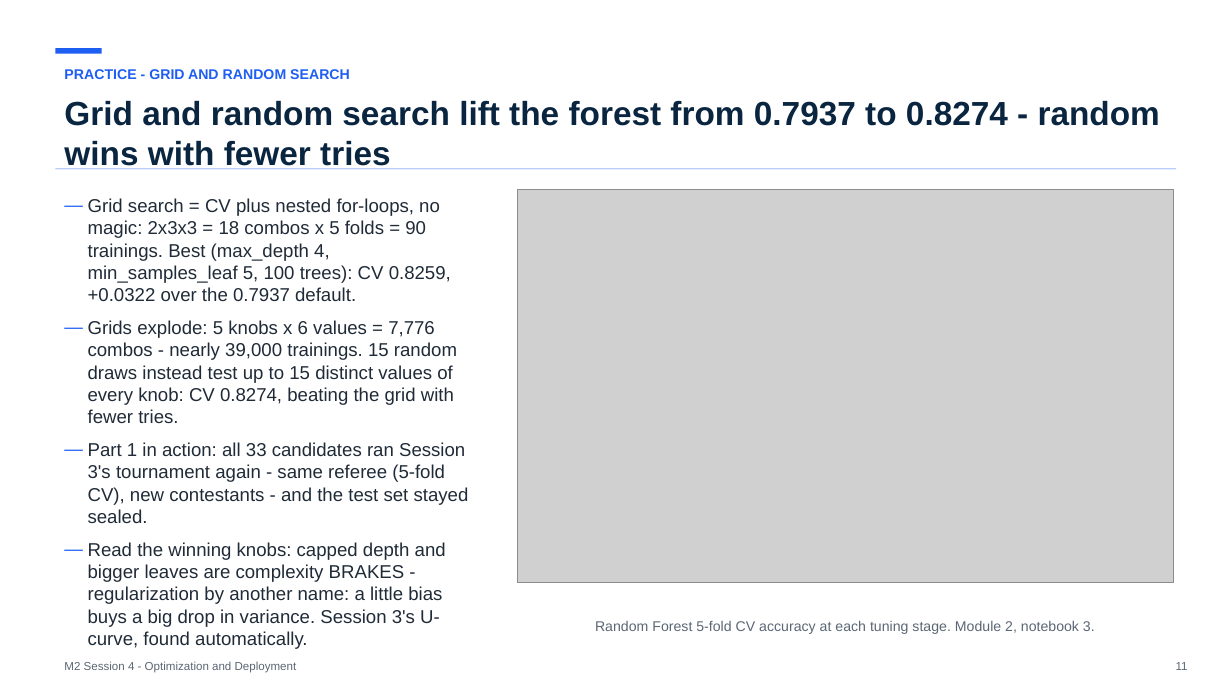
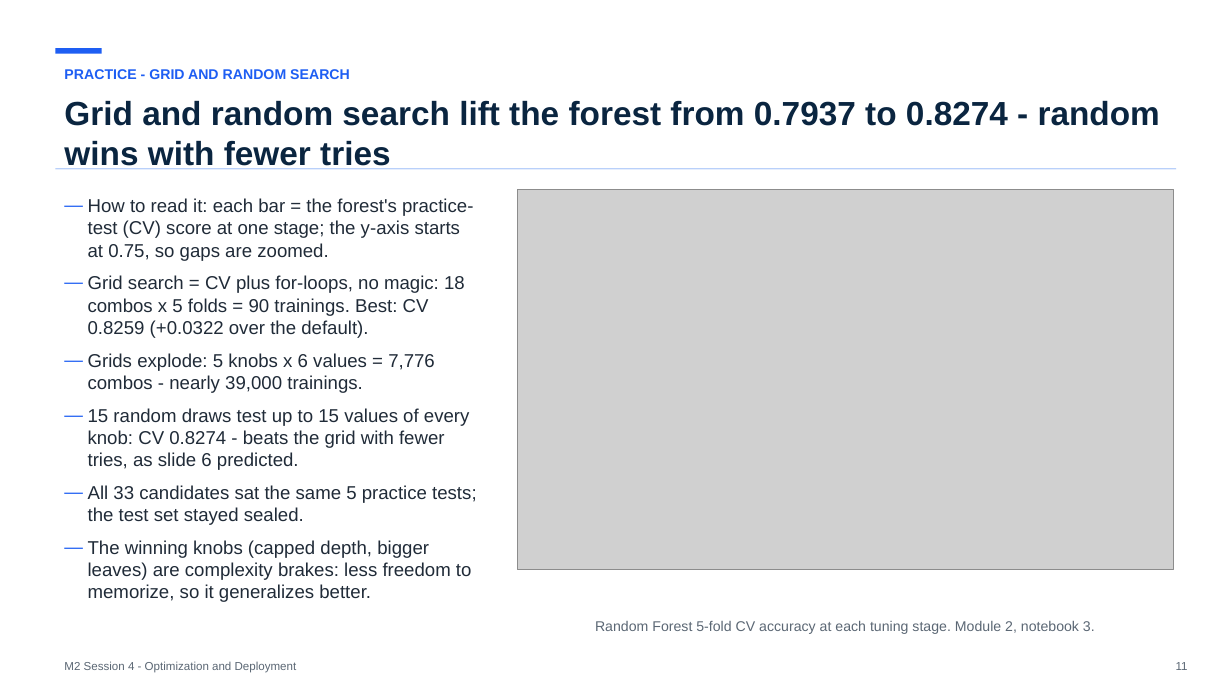
Before and after one commit to koenossendrijver/fontys-tech-exercises, a slide deck: slide 11 of presentations/m2-session-4-optimization-and-deployment.pptx. Drawn at 1232x693 pixels with LibreOffice and Linux fonts; fonts in the diff are those of the drawing; grey boxes stand for pictures. Boxes give left, top, right and bottom in pixels: in the first picture for what was removed or moved away, otherwise in the second. Text is boxed around its words. In the diff, an @@ line names an element or a change of style, - is before the commit and + after.

```diff
--- a/presentations/m2-session-4-optimization-and-deployment.pptx
+++ b/presentations/m2-session-4-optimization-and-deployment.pptx
@@ text at (88, 198, 476, 602): text changed @@
-— Grid search = CV plus nested for-loops, no magic: 2x3x3 = 18 combos x 5 folds = 90 trainings. Best (max_depth 4, min_samples_leaf 5, 100 trees): CV 0.8259, +0.0322 over the 0.7937 default.
-— Grids explode: 5 knobs x 6 values = 7,776 combos - nearly 39,000 trainings. 15 random draws instead test up to 15 distinct values of every knob: CV 0.8274, beating the grid with fewer tries.
-— Part 1 in action: all 33 candidates ran Session 3's tournament again - same referee (5-fold CV), new contestants - and the test set stayed sealed.
-— Read the winning knobs: capped depth and bigger leaves are complexity BRAKES - regularization by another name: a little bias buys a big drop in variance. Session 3's U-curve, found automatically.
+— How to read it: each bar = the forest's practice-test (CV) score at one stage; the y-axis starts at 0.75, so gaps are zoomed.
+— Grid search = CV plus for-loops, no magic: 18 combos x 5 folds = 90 trainings. Best: CV 0.8259 (+0.0322 over the default).
+— Grids explode: 5 knobs x 6 values = 7,776 combos - nearly 39,000 trainings.
+— 15 random draws test up to 15 values of every knob: CV 0.8274 - beats the grid with fewer tries, as slide 6 predicted.
+— All 33 candidates sat the same 5 practice tests; the test set stayed sealed.
+— The winning knobs (capped depth, bigger leaves) are complexity brakes: less freedom to memorize, so it generalizes better.
@@ picture: place and size @@
-picture at (518, 189, 1174, 583)
+picture at (518, 189, 1174, 570)
```
Also in this commit, not shown: 15 other slides changed, 7 other files.
